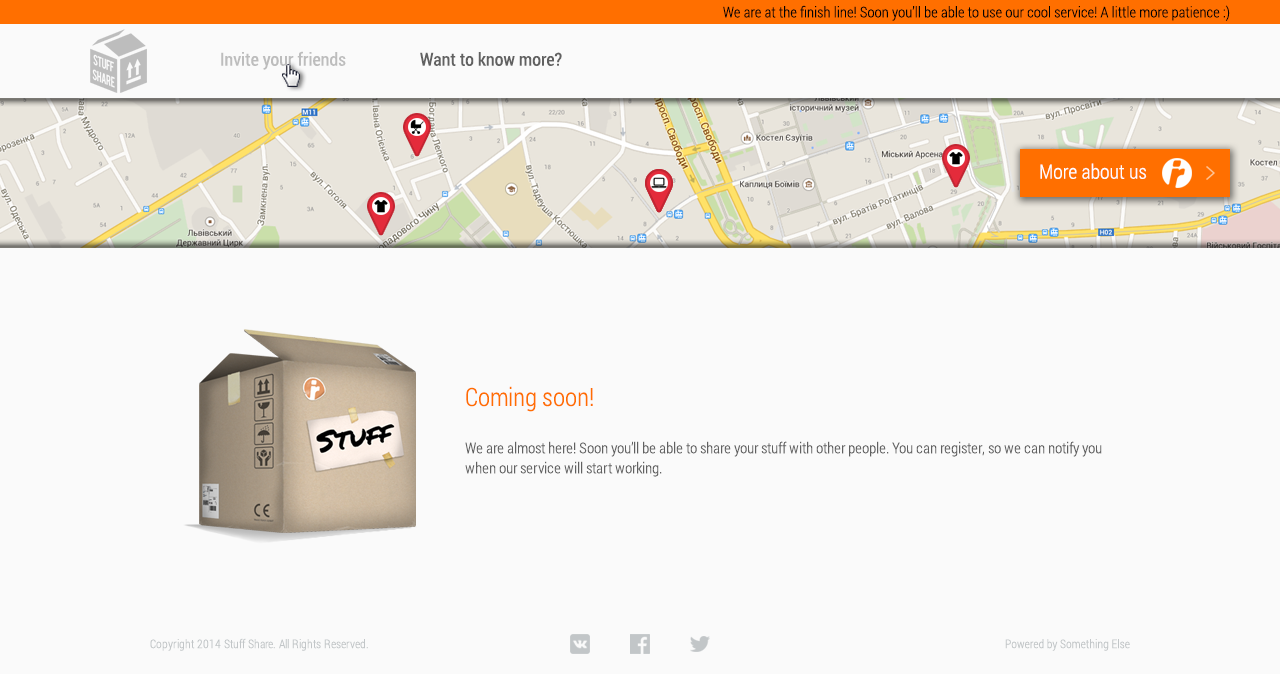
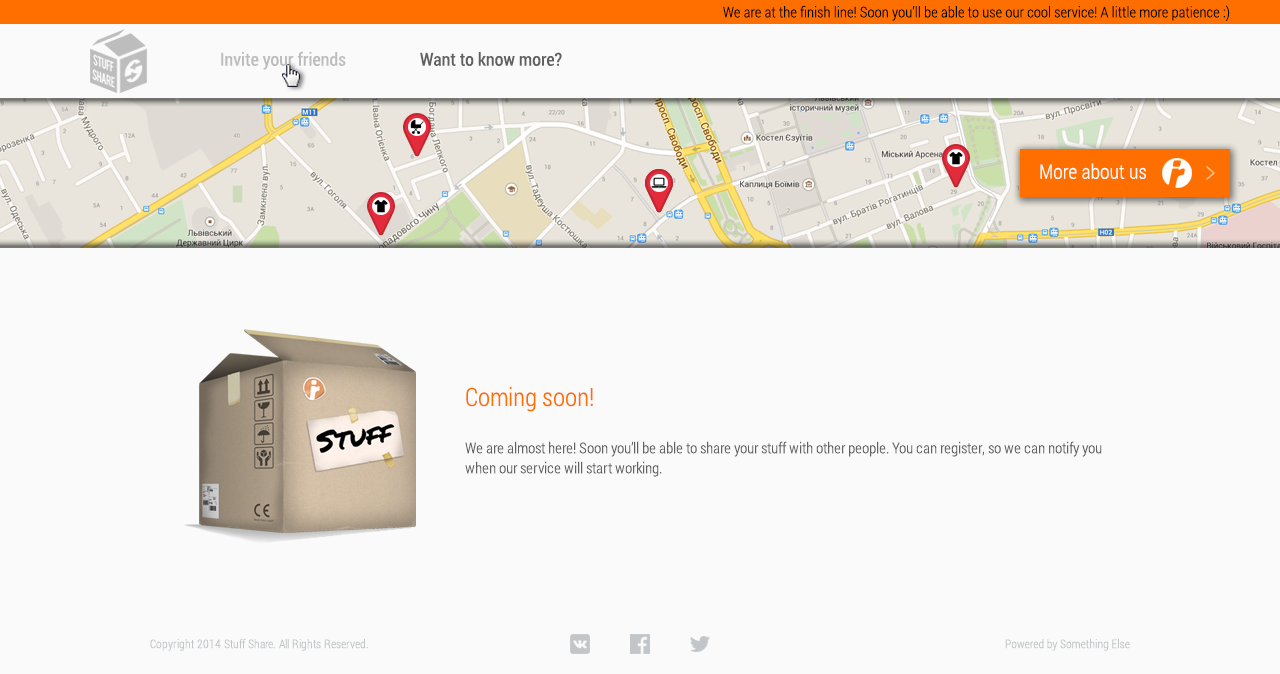
The second 1280×674 image is a revision of the first. Changes to its layers:
added layer "Logo bd" in group "Header Signed out_alt" over (x1=90, y1=29, x2=147, y2=93)
hid "Logo 61" (1st of 2, in "Header Signed out_alt") over (x1=90, y1=29, x2=147, y2=93)
